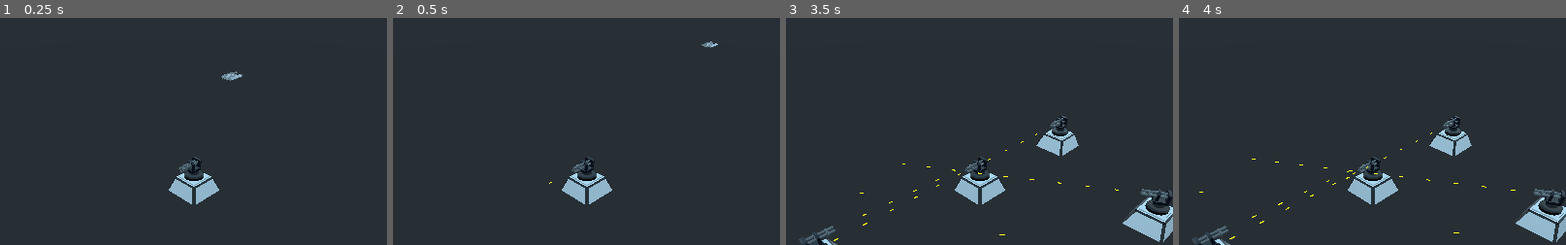
Above: before the commit, frames 1-4 (left to right).
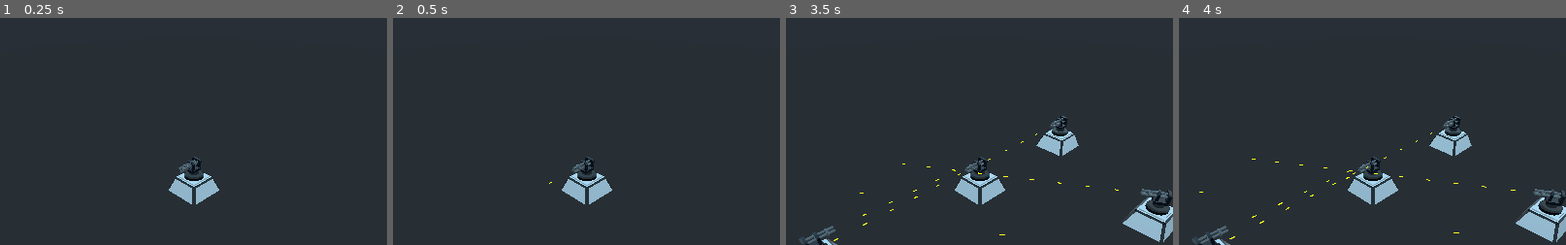
Above: after the commit, the same moments.

Repository: C34A/code-day-bellevue-2020-02-22
Game: Godot game, scene res://World.tscn
The game is run twice, just before and just after one commit, with the same random seed, the same clock (stepped at 60 frames per second) and the same inputs.
Inputs (mouse positions are % of the whole screen's width and height, from its top left):
- Up to frame 1 (0.25 s): no input
- Up to frame 2 (0.5 s): no input
- Up to frame 3 (3.5 s): move the mouse to (72, 45) at 0.52 s; tap Z (tower_place) every 0.75 s from 0.6 to 2.85 s; click (72, 45) at 0.67 s; move the mouse to (30, 55) at 1.27 s; click (30, 55) at 1.42 s; move the mouse to (60, 28) at 2.02 s; click (60, 28) at 2.17 s; move the mouse to (45, 70) at 2.77 s; click (45, 70) at 2.92 s
- Up to frame 4 (4 s): move the mouse to (80, 65) at 3.52 s; tap Z (tower_place) at 3.6 s; click (80, 65) at 3.67 s
The pictures show only the part of the screen within x 25-75%, y 0-50%; the shares and areas given below are measured in that part.

The runs differ from the first frame. In frame 1, 0.1% of the frame differs, in the area x 57-63%, y 23-28%; in frame 2, less than 0.1%; in frame 3, less than 0.1%; in frame 4, less than 0.1%.

Commit message:
Pathfinding

Diff:
--- a/World.tscn
+++ b/World.tscn
@@ -1,60 +1,19 @@
-[gd_scene load_steps=7 format=2]
+[gd_scene load_steps=4 format=2]
 
 [ext_resource path="res://scripts/Towers.gd" type="Script" id=1]
 [ext_resource path="res://scripts/Player.gd" type="Script" id=2]
 [ext_resource path="res://scripts/Enemies.gd" type="Script" id=5]
 
-[sub_resource type="VisualShaderNodeScalarConstant" id=1]
-constant = 0.3
+[node name="World" type="Spatial"]
 
-[sub_resource type="VisualShader" id=2]
-code = "shader_type spatial;
-
-
-
-void vertex() {
-// Output:0
-
-}
-
-void fragment() {
-// Scalar:2
-	float n_out2p0;
-	n_out2p0 = 0.300000;
-
-// Output:0
-	ALPHA = n_out2p0;
-
-}
-
-void light() {
-// Output:0
-
-}
-"
-graph_offset = Vector2( 0, 75 )
-nodes/fragment/0/position = Vector2( 640, 140 )
-nodes/fragment/2/node = SubResource( 1 )
-nodes/fragment/2/position = Vector2( 380, 200 )
-nodes/fragment/connections = PoolIntArray( 2, 0, 0, 1 )
-
-[sub_resource type="ShaderMaterial" id=3]
-shader = SubResource( 2 )
-
-[node name="World" type="Spatial"]
+[node name="Enemies" type="Spatial" parent="."]
+script = ExtResource( 5 )
 
 [node name="Towers" type="Spatial" parent="."]
 script = ExtResource( 1 )
-
-[node name="Enemies" type="Spatial" parent="."]
-script = ExtResource( 5 )
 
 [node name="Player" type="Spatial" parent="."]
 script = ExtResource( 2 )
 
 [node name="Camera" type="Camera" parent="Player"]
 transform = Transform( 0.707107, -0.5, 0.5, 0, 0.707107, 0.707107, -0.707107, -0.5, 0.5, 10, 10, 10 )
-
-[node name="GhostTower" type="CSGSphere" parent="Player"]
-visible = false
-material = SubResource( 3 )
--- a/scenes/enemies/NormalEnemy.tscn
+++ b/scenes/enemies/NormalEnemy.tscn
@@ -9,7 +9,7 @@
 [node name="NormalEnemy" type="KinematicBody"]
 script = ExtResource( 2 )
 
-[node name="Archangel Ship" parent="." instance=ExtResource( 1 )]
+[node name="Model" parent="." instance=ExtResource( 1 )]
 transform = Transform( -0.00586412, 0, -0.499966, 0, 0.5, 0, 0.499966, 0, -0.00586412, 0, -0.7, 0.966217 )
 
 [node name="CollisionShape" type="CollisionShape" parent="."]
--- a/scripts/Enemies.gd
+++ b/scripts/Enemies.gd
@@ -3,12 +3,41 @@
 var NormalEnemy = preload("res://scenes/enemies/NormalEnemy.tscn");
 
 var enemies: Array = [];
+var astar: AStar2D;
+const RESOLUTION = 4;
+const SIZE = 40;
 
 func spawn_enemy(enemy: Spatial, position: Vector3):
 	enemies.append(enemy);
 	enemy.global_transform.origin = position;
 	add_child(enemy);
 
+func rebake_curves():
+	for e in enemies:
+		e.curve = null;
+
 func _ready():
-	spawn_enemy(NormalEnemy.instance(), Vector3.LEFT * 10);
-	pass
+	astar = AStar2D.new();
+	var i = 0;
+	var middle;
+	for x in range(-SIZE/RESOLUTION, SIZE/RESOLUTION):
+		for y in range(-SIZE/RESOLUTION, SIZE/RESOLUTION):
+			astar.add_point(i, Vector2(x * RESOLUTION,  y * RESOLUTION));
+			if x == 0 && y == 0:
+				middle = i;
+			if i > 0:
+				astar.connect_points(i, i - 1);
+			if i - SIZE/RESOLUTION*2 >= 0:
+				astar.connect_points(i, i - SIZE/RESOLUTION*2);
+			i += 1;
+#	for p in astar.get_points():
+#		var p2 = astar.get_point_position(p);
+#		print(p2)
+#		var s = CSGSphere.new();
+#		s.radius = 0.3;
+#		s.global_translate(Vector3(p2.x, 0, p2.y));
+#		.add_child(s);
+	var enemy = NormalEnemy.instance();
+	enemy.astar = astar;
+	enemy.target_point = middle;
+	spawn_enemy(enemy, Vector3(0, 0, 100));
--- a/scripts/Player.gd
+++ b/scripts/Player.gd
@@ -23,7 +23,10 @@
 		if placing_tower:
 			ghost_tower = Gatling.instance();
 			add_child(ghost_tower);
+			ghost_tower.global_transform.basis = Basis();
 			ghost_tower.make_ghost();
+			ghost_tower.collision_layer = 2;
+			ghost_tower.collision_mask = 0;
 			_update_ghost_position();
 		else:
 			ghost_tower.queue_free();
--- a/scripts/Towers.gd
+++ b/scripts/Towers.gd
@@ -3,13 +3,18 @@
 const Base = preload("res://scenes/towers/Base.tscn");
 const Gatling = preload("res://scenes/towers/Gatling.tscn");
 
+onready var enemies = get_node("../Enemies");
+
 var towers: Array = [];
 
 func add_tower(tower: Spatial, position: Vector3):
 	towers.append(tower);
+	if position != Vector3.ZERO:
+		enemies.astar.set_point_disabled(enemies.astar.get_closest_point(Vector2(position.x, position.z)));
+	enemies.rebake_curves();
+	tower.collision_mask = 3;
 	tower.global_transform.origin = position;
 	add_child(tower);
 
 func _ready():
 	add_tower(Gatling.instance(), Vector3.ZERO);
-	pass
--- a/scripts/enemies/NormalEnemy.gd
+++ b/scripts/enemies/NormalEnemy.gd
@@ -1,7 +1,60 @@
 extends KinematicBody
+
+var speed = 10;
+var astar: AStar2D;
+#var spheres = [];
+var curve;
+var target_point;
+var i = 0;
 
 func _ready():
 	pass
 
 func _process(delta):
-	move_and_collide(Vector3.FORWARD);
+	var point = astar.get_closest_point(Vector2(translation.x, translation.z));
+	var path = astar.get_point_path(point, target_point);
+	if (path.size() < 2):
+		return;
+#	for s in spheres:
+#		s.queue_free();
+#	spheres = []
+	if !curve:
+		curve = Curve2D.new();
+		curve.add_point(path[0]);
+		for i in range(1, path.size()-1):
+			var p = path[i];
+			var control = get_control_points(path[i-1], path[i], path[i+1], 0.5);
+			curve.add_point(path[i], control[0]-p, control[1]-p);
+		curve.add_point(path[-1]);
+
+		curve.bake_interval = 1
+
+#	for p2 in curve.get_baked_points():
+#		var s = CSGSphere.new();
+#		s.radius = 0.1;
+#		s.global_translate(Vector3(p2.x, 0, p2.y));
+#		get_parent().add_child(s);
+#		spheres.append(s);
+#
+
+
+	if curve.get_baked_points()[i].distance_squared_to(Vector2(transform.origin.x, transform.origin.z)) < 0.5 * 0.5:
+		i += 1;
+	var target = Vector3(curve.get_baked_points()[i].x, 0, curve.get_baked_points()[i].y);
+	transform = transform.looking_at(target, Vector3.UP)
+	move_and_collide((target - transform.origin).normalized() * delta * speed);
+
+func get_control_points(p0, p1, p2, t):
+	var d01 = sqrt(pow(p1.x - p0.x, 2) + pow(p1.y - p0.y, 2));
+	var d12 = sqrt(pow(p2.x - p1.x, 2) + pow(p2.y - p1.y, 2));
+
+	var fa = t * d01 / (d01 + d12);
+	var fb = t - fa;
+
+	var p1x = p1.x + fa * (p0.x - p2.x);
+	var p1y = p1.y + fa * (p0.y - p2.y);
+
+	var p2x = p1.x - fb * (p0.x - p2.x);
+	var p2y = p1.y - fb * (p0.y - p2.y);
+
+	return [Vector2(p1x, p1y), Vector2(p2x, p2y)];
